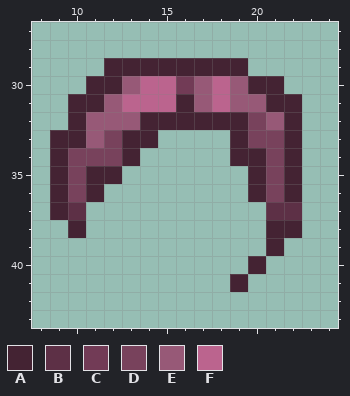
Pixel-art sprite, stored at Assets/Sprites/Human/Hair/hair 1 cut.png. The picture above is the old version.
The file is 32x64 pixels. Shown: x 8..24, y 27..43.
Palette (. is transparent): A #442333  B #5d3046  C #723b56  D #78425c  E #975977  F #bb648e
Pixels before, first column x 9:
29 ...AAAAAAAA...
30 ..AAEFFCEFEAA.
31 .AAEFFFAEFEEAA
32 .AEEEAAAAAADEA
33 AAEDAA....ADDA
34 ADDDA.....AADA
35 ADAA.......ADA
36 ADA........ADA
37 AB..........BB
38 .A..........AA
39 ............A.
40 ...........A..
41 ..........A...
Once edited:
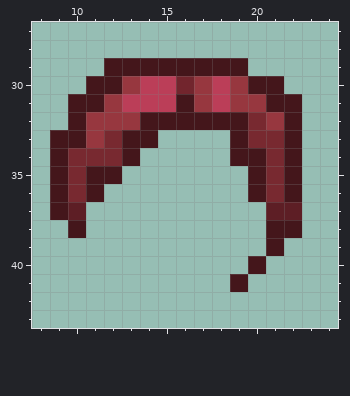
The exact change:
colour A: #442333 -> #44161b
colour B: #5d3046 -> #5d1e25
colour C: #723b56 -> #72252d
colour D: #78425c -> #782930
colour E: #975977 -> #97373f
colour F: #bb648e -> #bb3e58
